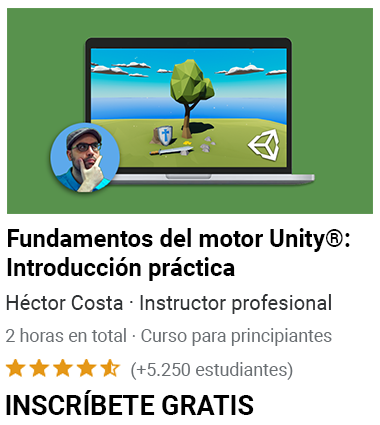
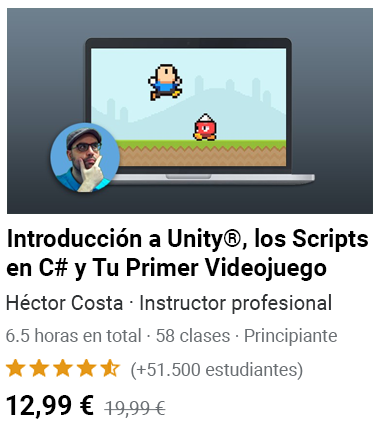
Two versions of the same layered image (380px x 425px). Layer-by-layer changes:
added layer "Capa 3" above "Logo_del_curso" over [7, 8, 373, 214]
renamed "(+5.250 estudiantes)" to "(+51.500 estudiantes)", painted on it over [157, 362, 303, 380]
renamed "INSCRÍBETE GRATIS" to "12,99 €", painted on it over [6, 390, 254, 419]
showed "19,99 €" over [104, 401, 166, 418]
renamed "Fundamentos del motor Unity®: Introducción práctica" to "Introducción a Unity®, los Scripts en C# y Tu Primer Videojuego", painted on it over [6, 228, 368, 281]
renamed "2 horas en total · Curso para principiantes" to "6.5 horas en total · 58 clases · Principiante", painted on it over [6, 328, 337, 346]
